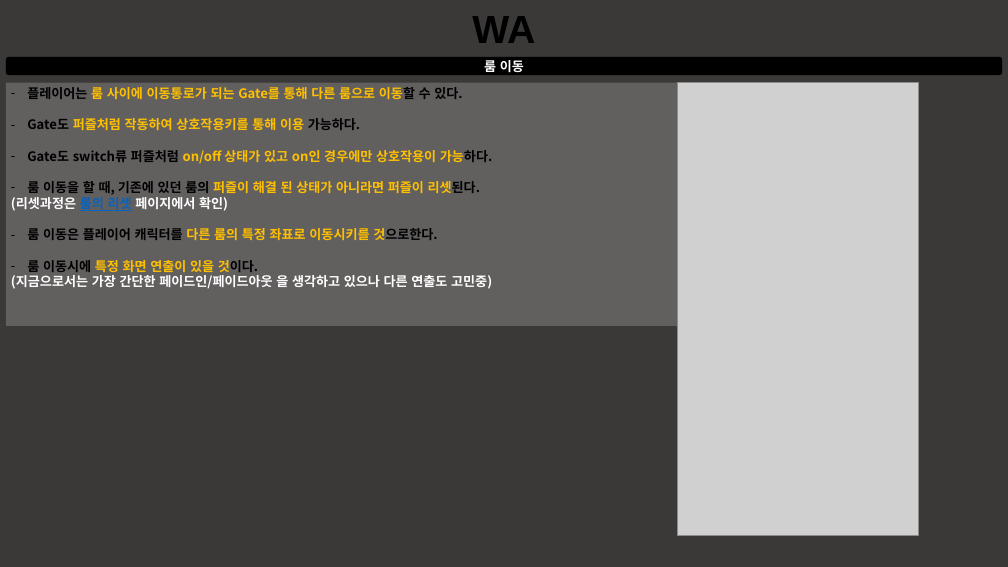
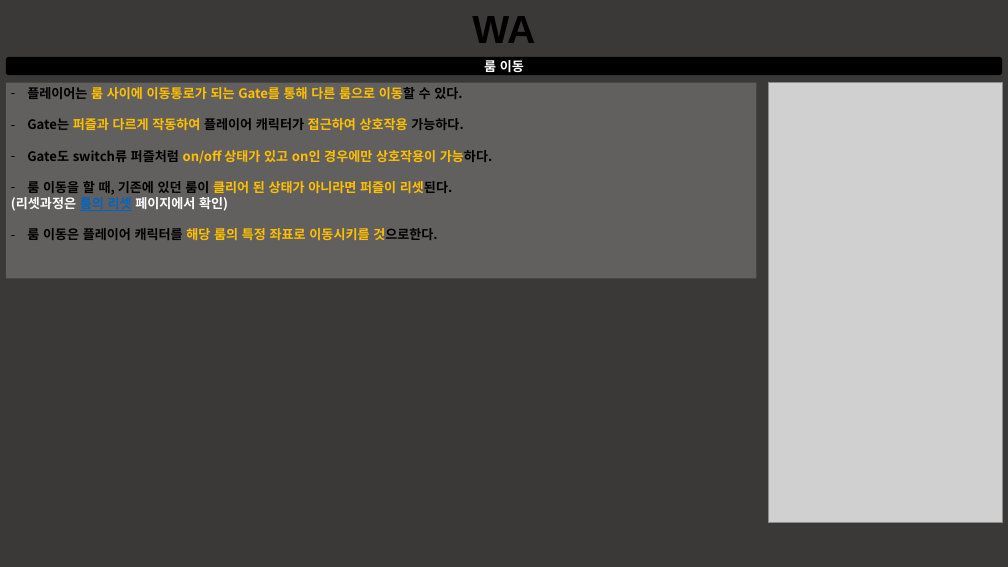
Before and after one commit to taeseongeom/WA, a slide deck: slide 6 of 기획서/신버전/룸 &레벨 관리 시스템.pptx. Drawn at 1008x567 pixels with LibreOffice and Linux fonts; fonts in the diff are those of the drawing; grey boxes stand for pictures. Boxes give left, top, right and bottom in pixels: in the first picture for what was removed or moved away, otherwise in the second. Text is boxed around its words. In the diff, an @@ line names an element or a change of style, - is before the commit and + after.

```diff
--- a/기획서/신버전/룸 &레벨 관리 시스템.pptx
+++ b/기획서/신버전/룸 &레벨 관리 시스템.pptx
@@ rectangle "플레이어는 룸 사이에 이동통로가 되는 ...": place and size @@
-rectangle "플레이어는 룸 사이에 이동통로가 되는 ..." at <box>6,83,803,326</box>
+rectangle "플레이어는 룸 사이에 이동통로가 되는 ..." at <box>6,83,756,278</box>
@@ picture removed at <box>678,83,919,535</box> @@
@@ picture added at <box>768,83,1002,523</box> @@
@@ text in rectangle at <box>27,118,463,130</box>: text changed; text colour #FFC000 to #000000 @@
-– Gate도 퍼즐처럼 작동하여 상호작용키를 통해 이용 가능하다.
+– Gate는 퍼즐과 다르게 작동하여 플레이어 캐릭터가 접근하여 상호작용 가능하다.
@@ text in rectangle at <box>27,181,452,194</box>: text changed; text colour #FFC000 to #000000 @@
-– 룸 이동을 할 때, 기존에 있던 룸의 퍼즐이 해결 된 상태가 아니라면 퍼즐이 리셋된다.
+– 룸 이동을 할 때, 기존에 있던 룸이 클리어 된 상태가 아니라면 퍼즐이 리셋된다.
@@ text in rectangle at <box>27,228,437,240</box>: text changed; text colour #FFFFFF to #000000 @@
-– 룸 이동은 플레이어 캐릭터를 다른 룸의 특정 좌표로 이동시키를 것으로한다.
-– 룸 이동시에 특정 화면 연출이 있을 것이다.
-(지금으로서는 가장 간단한 페이드인/페이드아웃 을 생각하고 있으나 다른 연출도 고민중)
+– 룸 이동은 플레이어 캐릭터를 해당 룸의 특정 좌표로 이동시키를 것으로한다.
```
Also in this commit, not shown: 5 other slides changed, 2 slides added, 4 other files.
